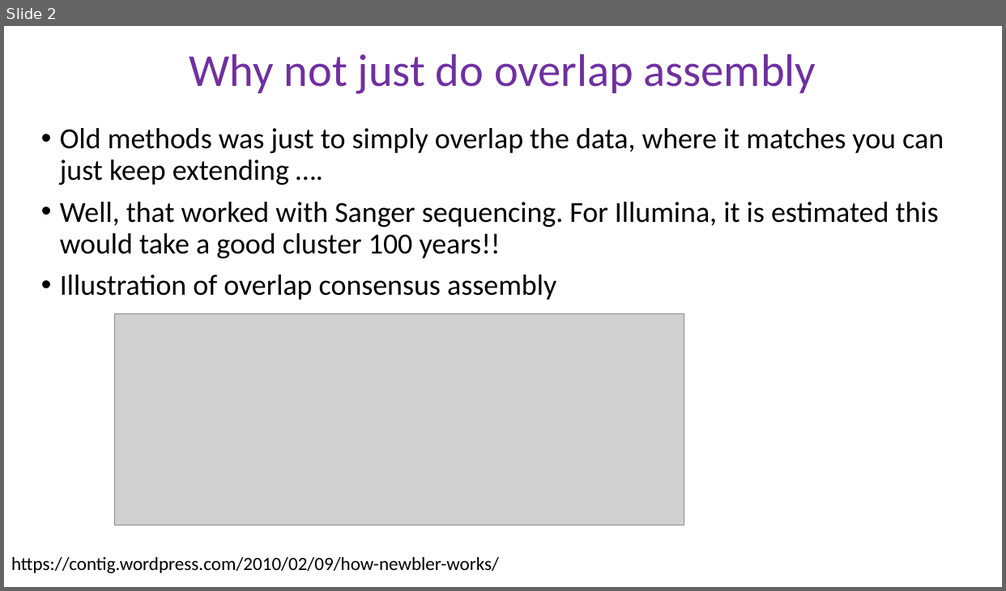
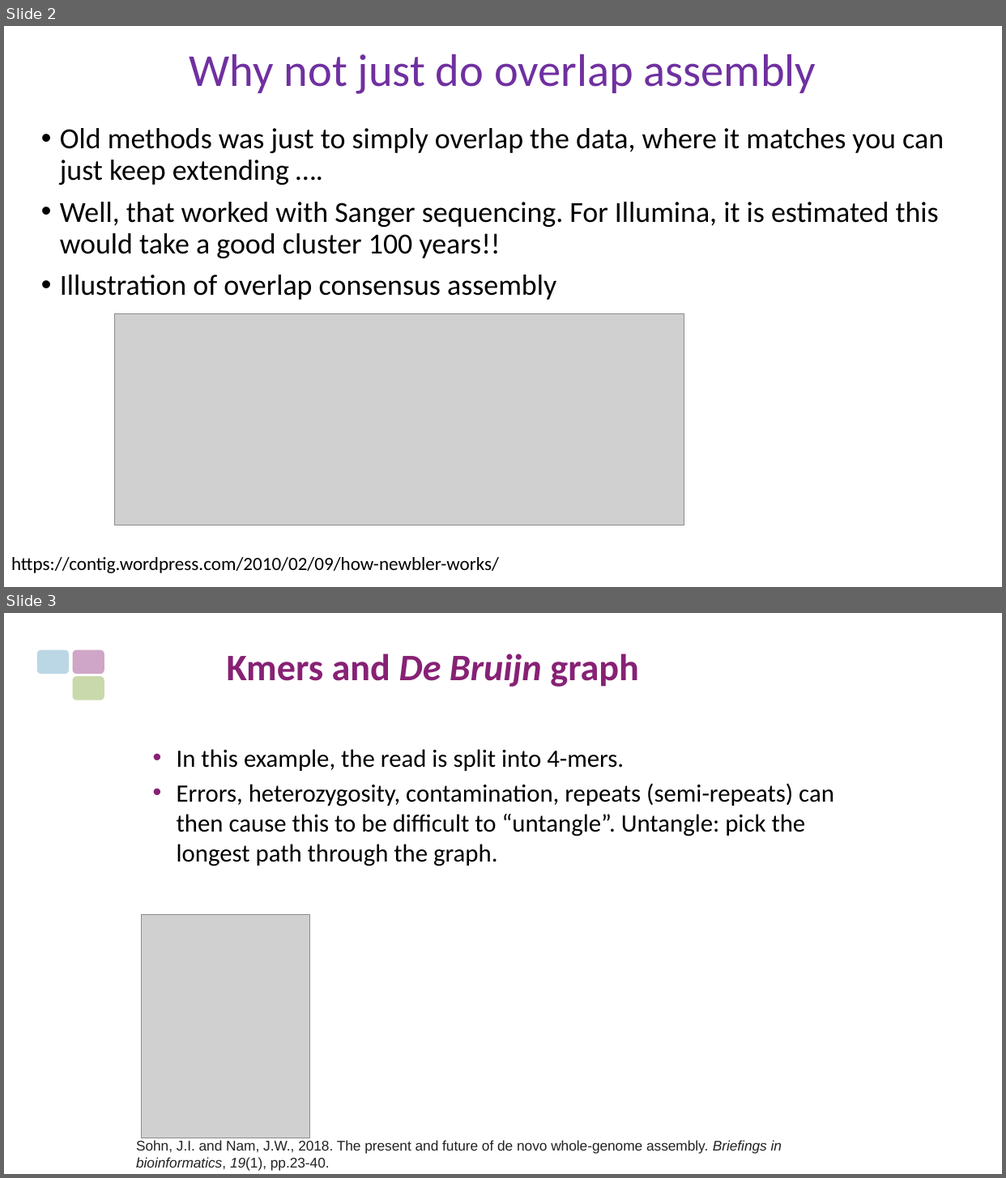
Before and after one commit to peterthorpe5/genome_assembly_workshop, a slide deck: powerpoint/Kmers_and_graphs.pptx. Shown one above the other, each under a label of ours: slide 2 before the commit, slides 2 and 3 after it. The pictures are 1006x591 and 1006x1178 pixels, drawn with LibreOffice and Linux fonts; fonts in the diff are those of the drawing; grey boxes stand for pictures. Boxes give left, top, right and bottom in pixels: in the first picture for what was removed or moved away, otherwise in the second. Text is boxed around its words. In the diff, an @@ line names an element or a change of style, - is before the commit and + after.

```diff
--- a/powerpoint/Kmers_and_graphs.pptx
+++ b/powerpoint/Kmers_and_graphs.pptx
@@ slide 3 added at (4, 613, 1002, 1174), background #FFFFFF @@
@@ rounded rectangle added at (37, 649, 68, 674), fill #569BBE at 40% opacity @@
@@ rounded rectangle added at (73, 649, 104, 674), fill #872175 at 40% opacity @@
@@ title added at (227, 653, 639, 687), 36 pt, text #872175, bold @@
+Kmers and De Bruijn graph
@@ rounded rectangle added at (73, 677, 104, 700), fill #78A22F at 40% opacity @@
@@ text added at (177, 749, 834, 867), 24 pt, text #000000 @@
+• In this example, the read is split into 4-mers.
+• Errors, heterozygosity, contamination, repeats (semi-repeats) can then cause this to be difficult to “untangle”. Untangle: pick the longest path through the graph.
@@ picture added at (141, 914, 309, 1139) @@
@@ text added at (136, 1140, 782, 1171), 13.5 pt, text #222222 @@
+Sohn, J.I. and Nam, J.W., 2018. The present and future of de novo whole-genome assembly. Briefings in bioinformatics, 19(1), pp.23-40.
```
Also in this commit, not shown: 1 slide changed, 4 other slides added.
